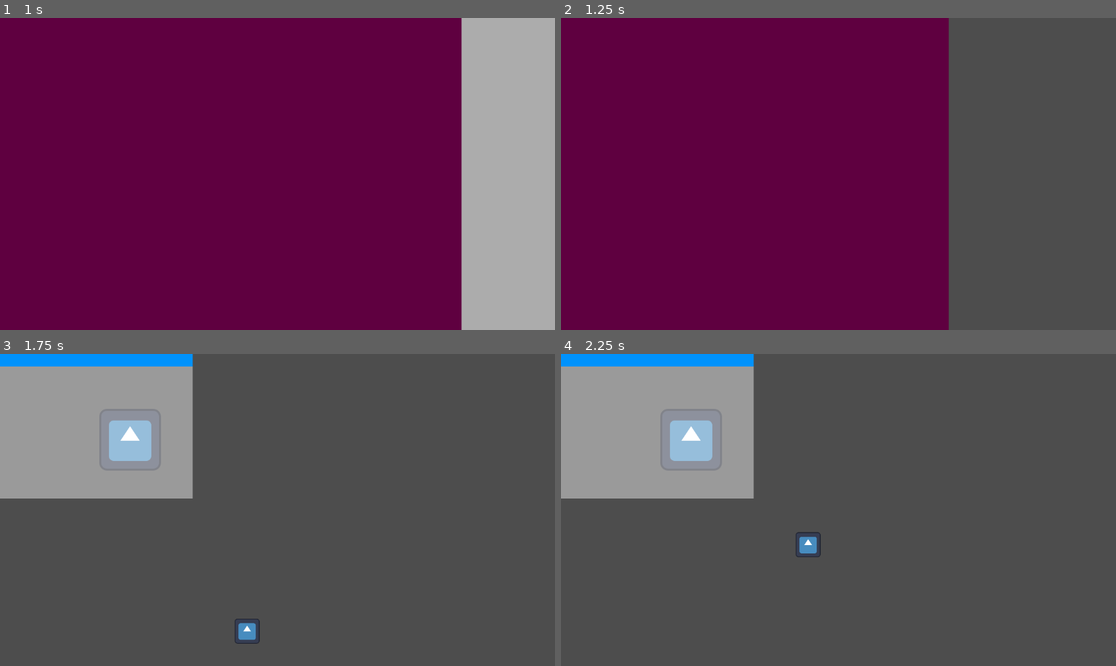
Above: before the commit, frames 1-4 (two rows, left to right).
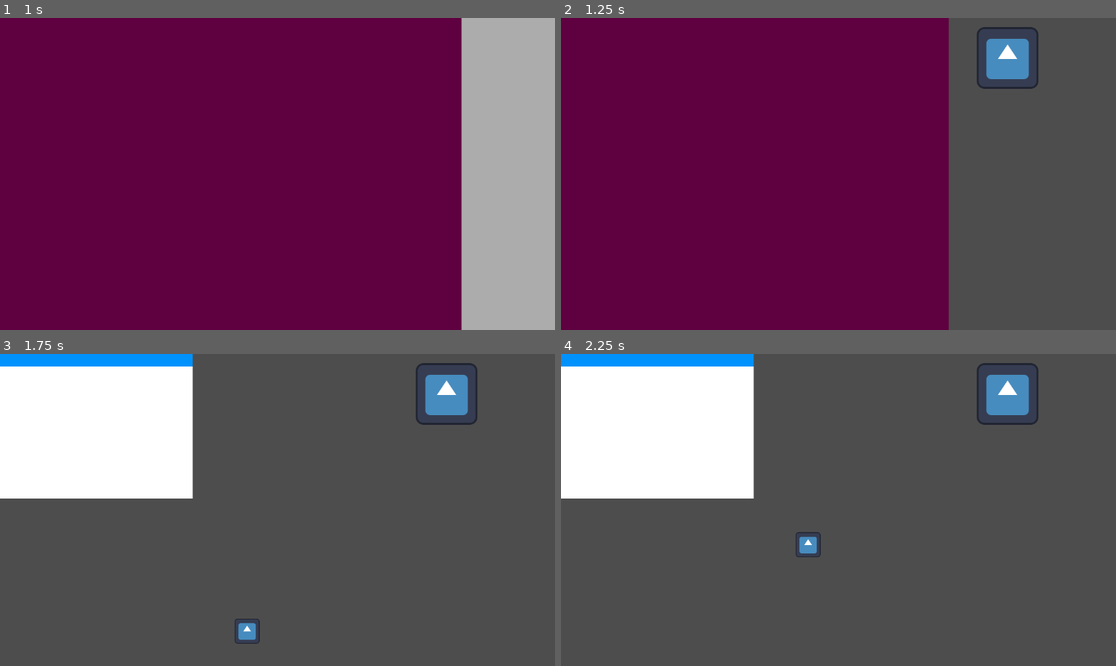
Above: after the commit, the same moments.

Repository: karasikrus/acerola-jam-0
Game: Godot game, scene res://scenes/menu/main_menu.tscn
The game is run twice, just before and just after one commit, with the same random seed, the same clock (stepped at 60 frames per second) and the same inputs. The engine's default icon, where the game draws it, is replaced by a stand-in: a white triangle on a blue panel in a dark square.
Inputs (mouse positions are in pixels of both pictures, inside the frame that each line leads up to):
- Up to frame 1 (1 s): click "Play" at 0.5 s
- Up to frame 2 (1.25 s): no input
- Up to frame 3 (1.75 s): drag from (94, 360) to (333, 441) at 1.27 s
- Up to frame 4 (2.25 s): tap Enter at 2 s; drag from (727, 525) to (655, 360) at 2.02 s

Frame 1 is identical in both runs. In frame 2, 1.3% of the frame differs, in the area x 74-86%, y 2-23%; in frame 3, 16%, in the area x 0-86%, y 2-47%; in frame 4, 16%.

Commit message:
added simple player clone - now frame looks like an aberration

Diff:
--- a/scenes/frame/frame.tscn
+++ b/scenes/frame/frame.tscn
@@ -1,6 +1,7 @@
-[gd_scene load_steps=4 format=3 uid="uid://b10n12mlxvfwp"]
+[gd_scene load_steps=5 format=3 uid="uid://b10n12mlxvfwp"]
 
 [ext_resource type="Script" path="res://scenes/frame/frame.gd" id="1_k7kdw"]
+[ext_resource type="PackedScene" uid="uid://h51soakekelv" path="res://scenes/player/clone/player_clone.tscn" id="2_j83o4"]
 
 [sub_resource type="RectangleShape2D" id="RectangleShape2D_hofdf"]
 resource_local_to_scene = true
@@ -17,6 +18,7 @@
 
 [node name="Control" type="Control" parent="."]
 unique_name_in_owner = true
+clip_contents = true
 layout_mode = 3
 anchors_preset = 0
 offset_right = 400.0
@@ -31,7 +33,6 @@
 grow_horizontal = 2
 grow_vertical = 2
 mouse_filter = 2
-color = Color(1, 1, 1, 0.431373)
 
 [node name="ColorRect" type="ColorRect" parent="Control/ColorRect"]
 layout_mode = 1
@@ -41,6 +42,8 @@
 grow_horizontal = 2
 mouse_filter = 2
 color = Color(0, 0.572549, 0.988235, 1)
+
+[node name="PlayerClone" parent="Control" instance=ExtResource("2_j83o4")]
 
 [node name="FrameTitleArea2D" type="Area2D" parent="."]
 collision_layer = 16
--- a/scenes/main/main.tscn
+++ b/scenes/main/main.tscn
@@ -7,7 +7,7 @@
 [node name="Main" type="Node2D"]
 
 [node name="Sprite2D" type="Sprite2D" parent="."]
-position = Vector2(270, 178)
+position = Vector2(927, 83)
 texture = ExtResource("1_pe6fa")
 
 [node name="StaticBody2D" type="StaticBody2D" parent="."]
--- /dev/null
+++ b/scenes/player/clone/player_clone.gd
@@ -0,0 +1,19 @@
+extends CharacterBody2D
+class_name PlayerClone
+
+@onready var sprite_2d = %Sprite2D
+
+var player : Player
+
+func _ready():
+	player = get_tree().get_first_node_in_group("player") as Player
+	if player == null:
+		printerr("no player node in scene")
+
+func _process(delta):
+	if player == null:
+		return
+
+	#sprite_2d.texture = player.sprite_2d.texture
+	#sprite_2d.transform = player.sprite_2d.transform
+	global_transform = player.global_transform
--- /dev/null
+++ b/scenes/player/clone/player_clone.tscn
@@ -0,0 +1,19 @@
+[gd_scene load_steps=4 format=3 uid="uid://h51soakekelv"]
+
+[ext_resource type="Script" path="res://scenes/player/clone/player_clone.gd" id="1_8jm67"]
+[ext_resource type="Texture2D" uid="uid://bgu4lnsafosmc" path="res://icon.svg" id="2_bb2tt"]
+
+[sub_resource type="CircleShape2D" id="CircleShape2D_j8ttj"]
+
+[node name="PlayerClone" type="CharacterBody2D"]
+collision_layer = 0
+collision_mask = 0
+script = ExtResource("1_8jm67")
+
+[node name="Sprite2D" type="Sprite2D" parent="."]
+unique_name_in_owner = true
+modulate = Color(0, 0.894118, 0.34902, 1)
+texture = ExtResource("2_bb2tt")
+
+[node name="CollisionShape2D" type="CollisionShape2D" parent="."]
+shape = SubResource("CircleShape2D_j8ttj")
--- a/scenes/player/player.gd
+++ b/scenes/player/player.gd
@@ -1,5 +1,9 @@
 extends CharacterBody2D
 class_name Player
+
+@onready var sprite_2d = $Sprite2D
+
+
 
 # BASIC MOVEMENT VARAIABLES ---------------- #
 var face_direction := 1
--- a/scenes/player/player.tscn
+++ b/scenes/player/player.tscn
@@ -7,7 +7,7 @@
 radius = 27.0
 height = 58.0
 
-[node name="Player" type="CharacterBody2D"]
+[node name="Player" type="CharacterBody2D" groups=["player"]]
 collision_mask = 14
 script = ExtResource("1_pmxfk")
 
